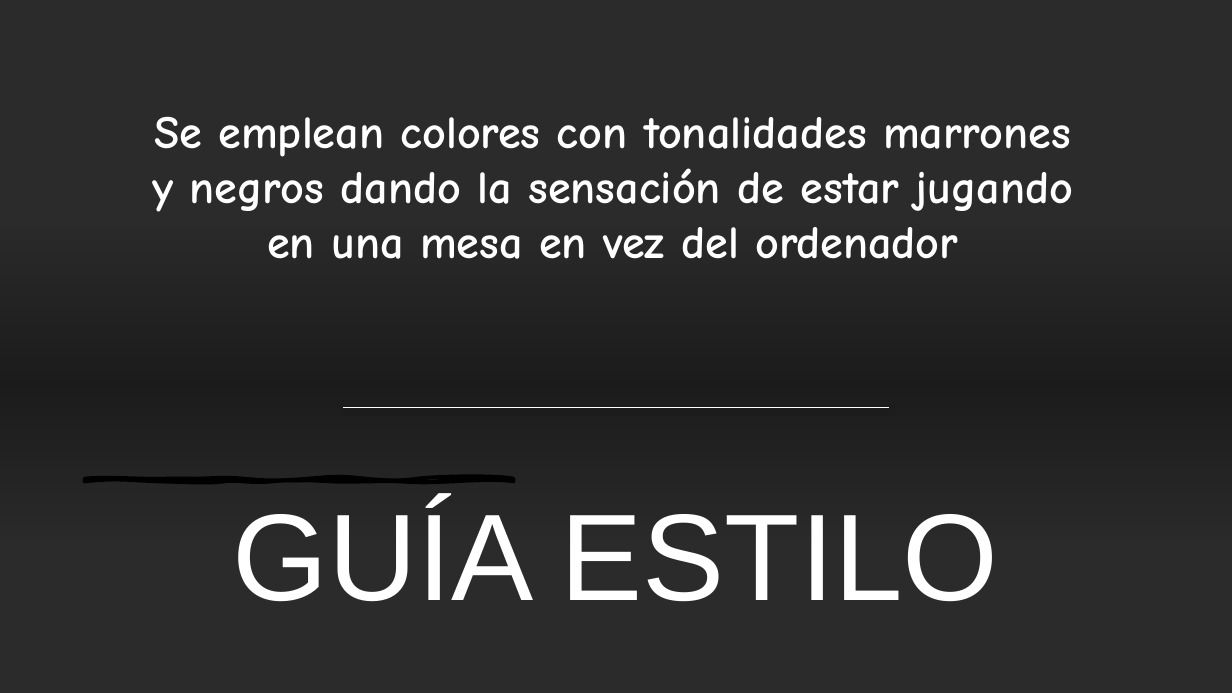
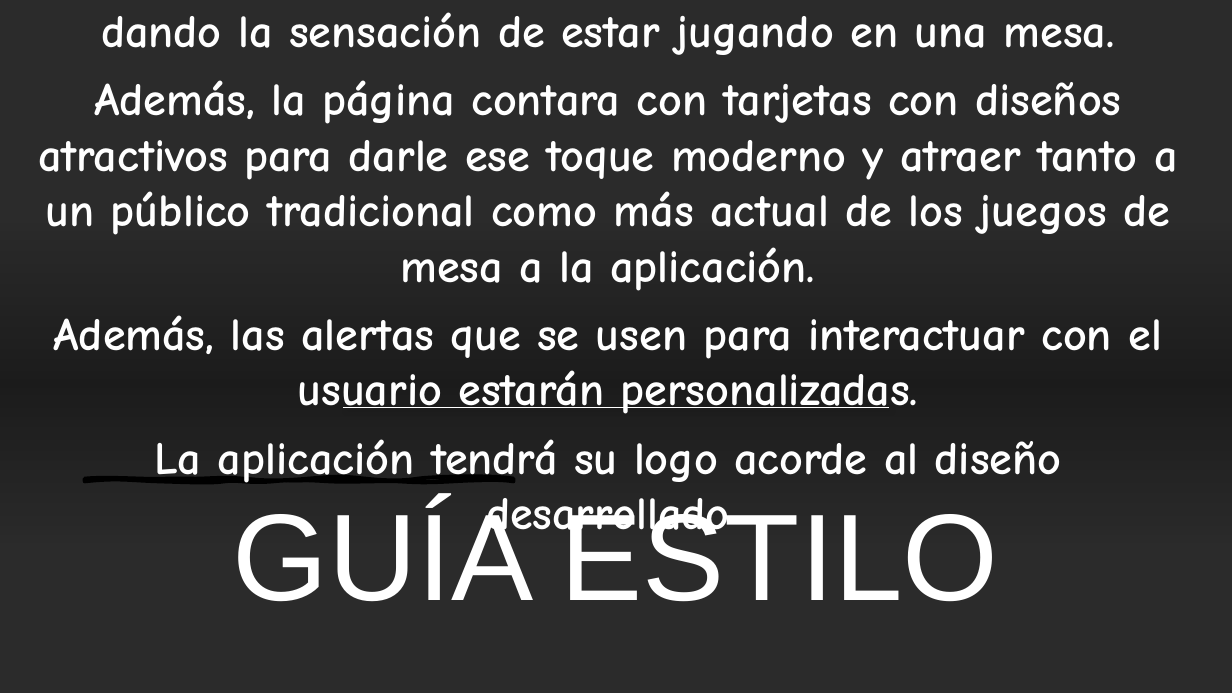
Before and after one commit to juanes84vdb/proyectoMayo, a slide deck: slide 4 of TableroConecta.pptx. Drawn at 1232x693 pixels with LibreOffice and Linux fonts; fonts in the diff are those of the drawing; background and template pictures are left out; a plain dark background stands for a picture behind light text. Boxes give left, top, right and bottom in pixels: in the first picture for what was removed or moved away, otherwise in the second. Text is boxed around its words. In the diff, an @@ line names an element or a change of style, - is before the commit and + after.

```diff
--- a/TableroConecta.pptx
+++ b/TableroConecta.pptx
@@ subtitle at [38,12,1177,543]: text changed @@
-Se emplean colores con tonalidades marrones y negros dando la sensación de estar jugando en una mesa en vez del ordenador
+Se emplean colores con tonalidades marrones y negros dando la sensación de estar jugando en una mesa.
+Además, la página contara con tarjetas con diseños atractivos para darle ese toque moderno y atraer tanto a un público tradicional como más actual de los juegos de mesa a la aplicación.
+Además, las alertas que se usen para interactuar con el usuario estarán personalizadas.
+La aplicación tendrá su logo acorde al diseño desarrollado
```
Also in this commit, not shown: 1 other slide changed, 28 other files.
